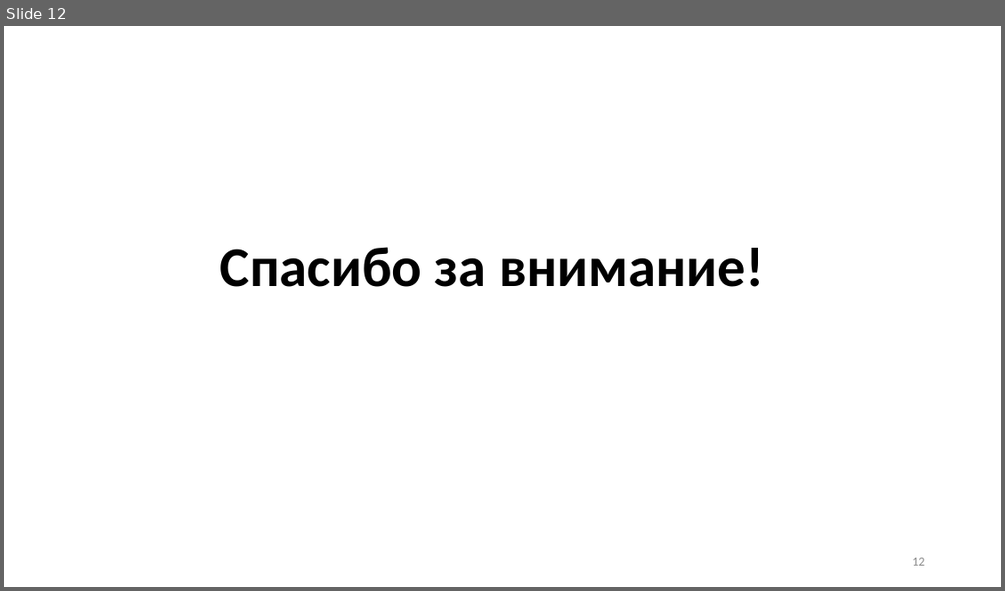
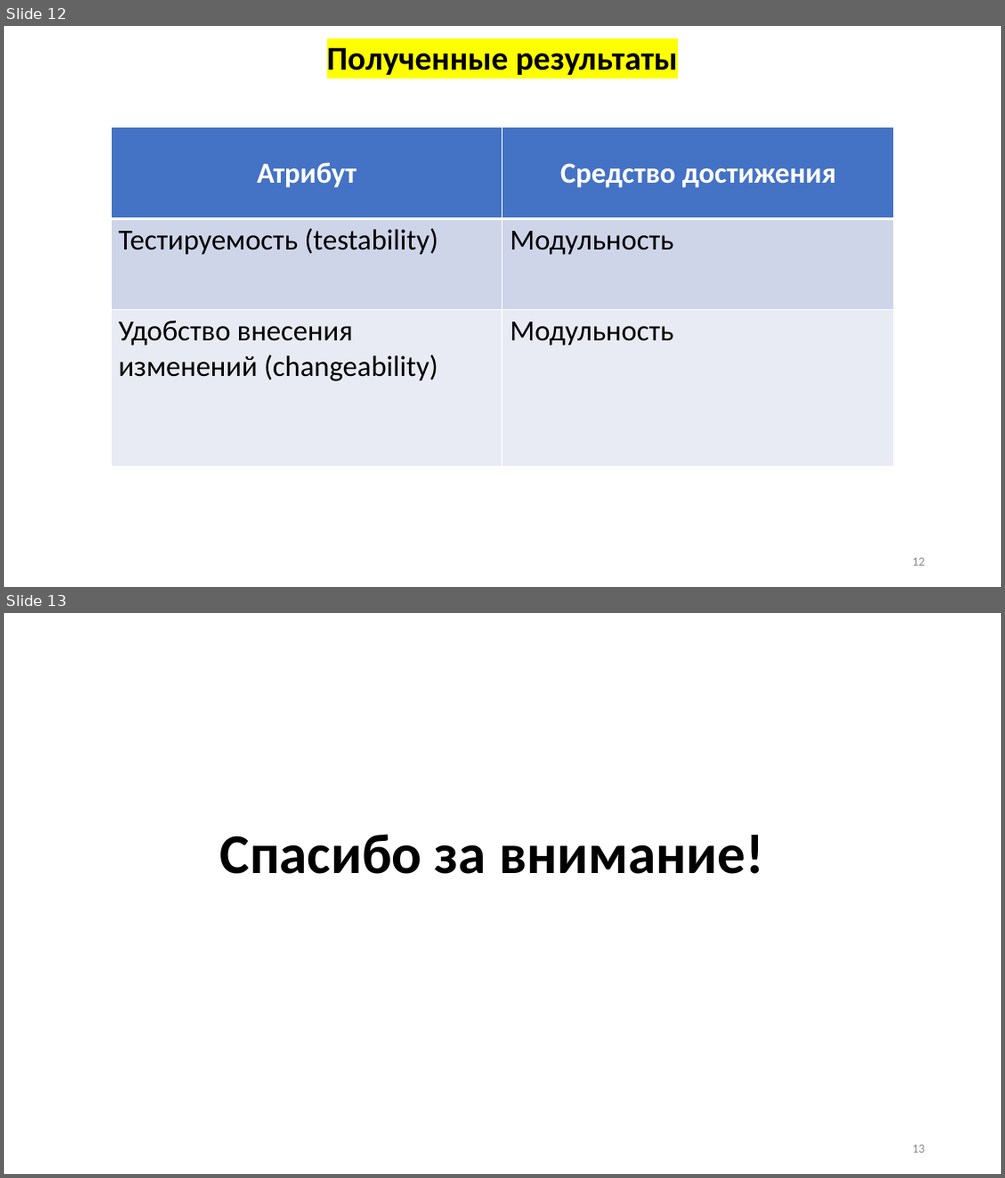
Before and after one commit to Kniger33/Institute, a slide deck: Diploma/Диплом/Преза/ВКР_Шорин.pptx. Shown one above the other, each under a label of ours: slide 12 before the commit, slides 12 and 13 after it. The pictures are 1005x591 and 1005x1178 pixels, drawn with LibreOffice and Linux fonts; fonts in the diff are those of the drawing. Boxes give left, top, right and bottom in pixels: in the first picture for what was removed or moved away, otherwise in the second. Text is boxed around its words. In the diff, an @@ line names an element or a change of style, - is before the commit and + after.

```diff
--- a/Diploma/Диплом/Преза/ВКР_Шорин.pptx
+++ b/Diploma/Диплом/Преза/ВКР_Шорин.pptx
@@ slide 12 added at bbox=[4, 26, 1001, 587], background #FFFFFF @@
@@ title added at bbox=[327, 47, 678, 75], 32 pt, text #000000, bold @@
+Полученные результаты
@@ table added at bbox=[111, 127, 895, 467], 3 rows, 2 columns @@
+Атрибут | Средство достижения
+Тестируемость (testability) | Модульность
+Удобство внесения изменений (changeability) | Модульность
@@ page number added at bbox=[912, 557, 924, 565], 12 pt, text #8C8C8C @@
+12
@@ what was slide 12 is now slide 13 @@
```
Also in this commit, not shown: 3 slides changed, 2 other files.
